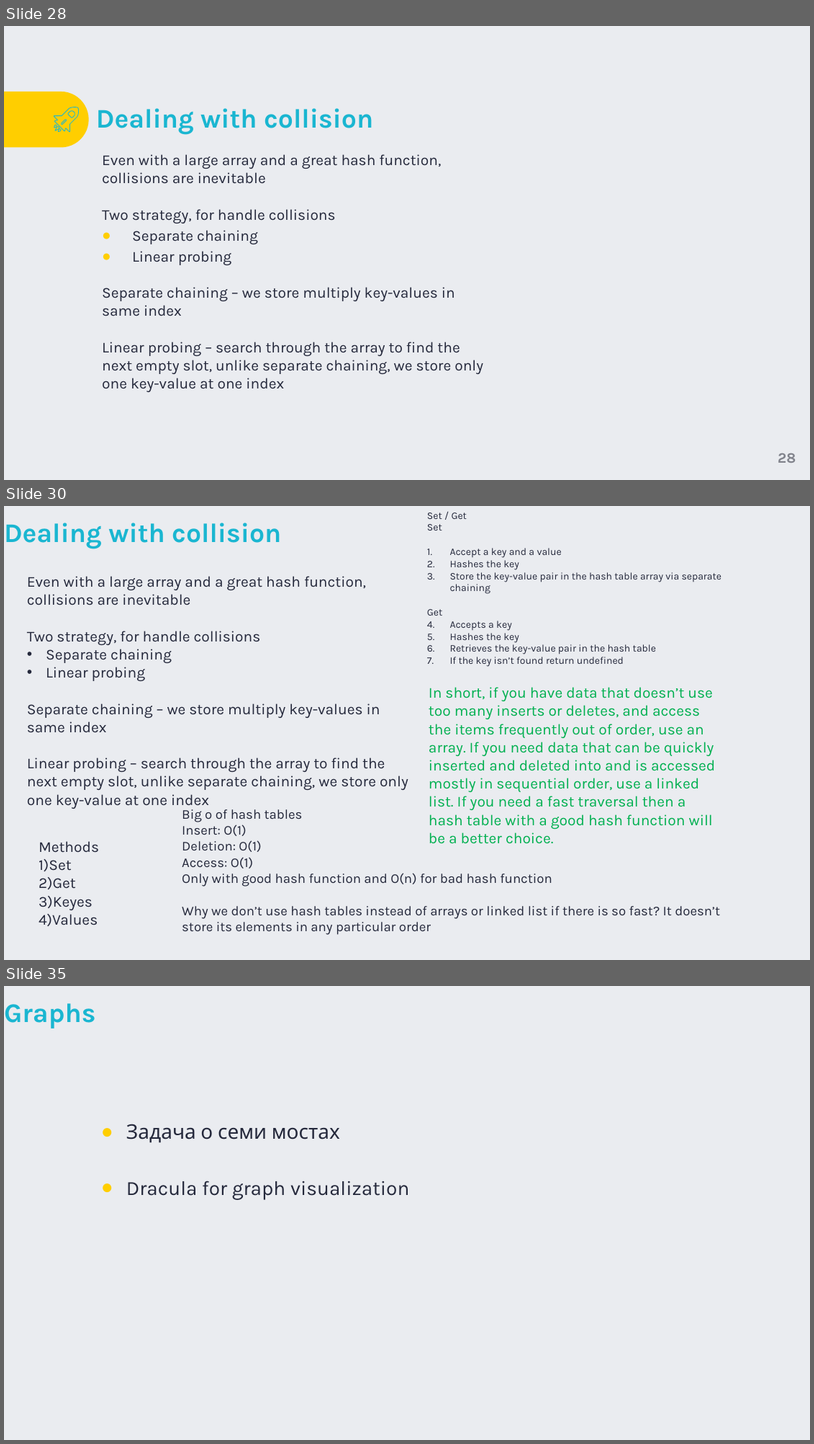
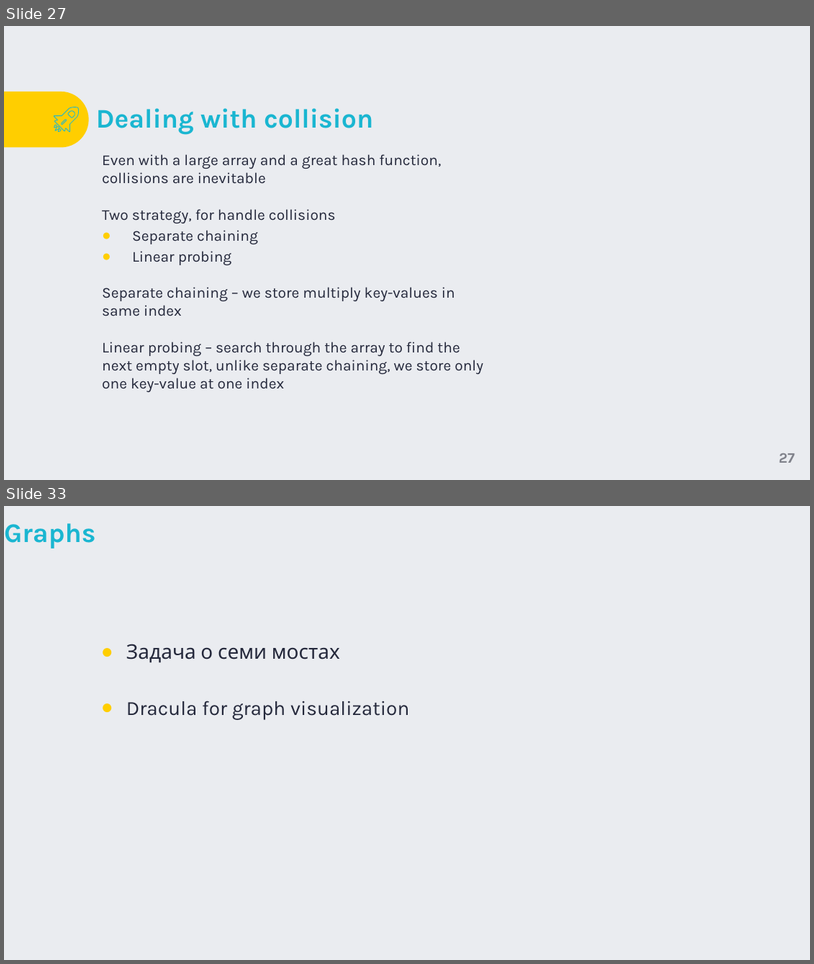
Before and after one commit to TigranVardanyan/Algorithms-and-Data-structures, a slide deck: ds&a.pptx. Shown one above the other, each under a label of ours: slides 28, 30 and 35 before the commit, slides 27 and 33 after it; the slides between them are not shown. The pictures are 814x1444 and 814x964 pixels, drawn with LibreOffice and Linux fonts; fonts in the diff are those of the drawing; background and template pictures are left out. Boxes give left, top, right and bottom in pixels: in the first picture for what was removed or moved away, otherwise in the second. Text is boxed around its words. In the diff, an @@ line names an element or a change of style, - is before the commit and + after.

```diff
--- a/ds&a.pptx
+++ b/ds&a.pptx
@@ slide 30 removed at (x1=4, y1=506, x2=810, y2=960), background #EAECF0 @@
@@ title removed at (x1=4, y1=523, x2=281, y2=549) @@
-Dealing with collision
@@ text removed at (x1=427, y1=512, x2=723, y2=667) @@
-Set / Get
-Set
-1. Accept a key and a value
-2. Hashes the key
-3. Store the key-value pair in the hash table array via separate chaining
-Get
-1. Accepts a key
-2. Hashes the key
-3. Retrieves the key-value pair in the hash table
-4. If the key isn’t found return undefined
@@ text removed at (x1=27, y1=576, x2=409, y2=808) @@
-Even with a large array and a great hash function, collisions are inevitable
-Two strategy, for handle collisions
-• Separate chaining
-• Linear probing
-Separate chaining – we store multiply key-values in same index
-Linear probing – search through the array to find the next empty slot, unlike separate chaining, we store only one key-value at one index
@@ text removed at (x1=429, y1=687, x2=715, y2=829) @@
-In short, if you have data that doesn’t use too many inserts or deletes, and access the items frequently out of order, use an array. If you need data that can be quickly inserted and deleted into and is accessed mostly in sequential order, use a linked list. If you need a fast traversal then a hash table with a good hash function will be a better choice.
@@ text removed at (x1=182, y1=809, x2=720, y2=934) @@
-Big o of hash tables
-Insert: O(1)
-Deletion: O(1)
-Access: O(1)
-Only with good hash function and O(n) for bad hash function
-Why we don’t use hash tables instead of arrays or linked list if there is so fast? It doesn’t store its elements in any particular order
@@ text removed at (x1=39, y1=841, x2=99, y2=926) @@
-Methods
-1)Set
-2)Get
-3)Keyes
-4)Values
@@ what was slide 28 is now slide 27 @@
@@ page number at (x1=779, y1=453, x2=795, y2=462): text changed @@
-28
+27
@@ what was slide 35 is now slide 33 @@
```
Also in this commit, not shown: 14 slides changed, 2 slides added, 3 other slides removed, 1 other file.
